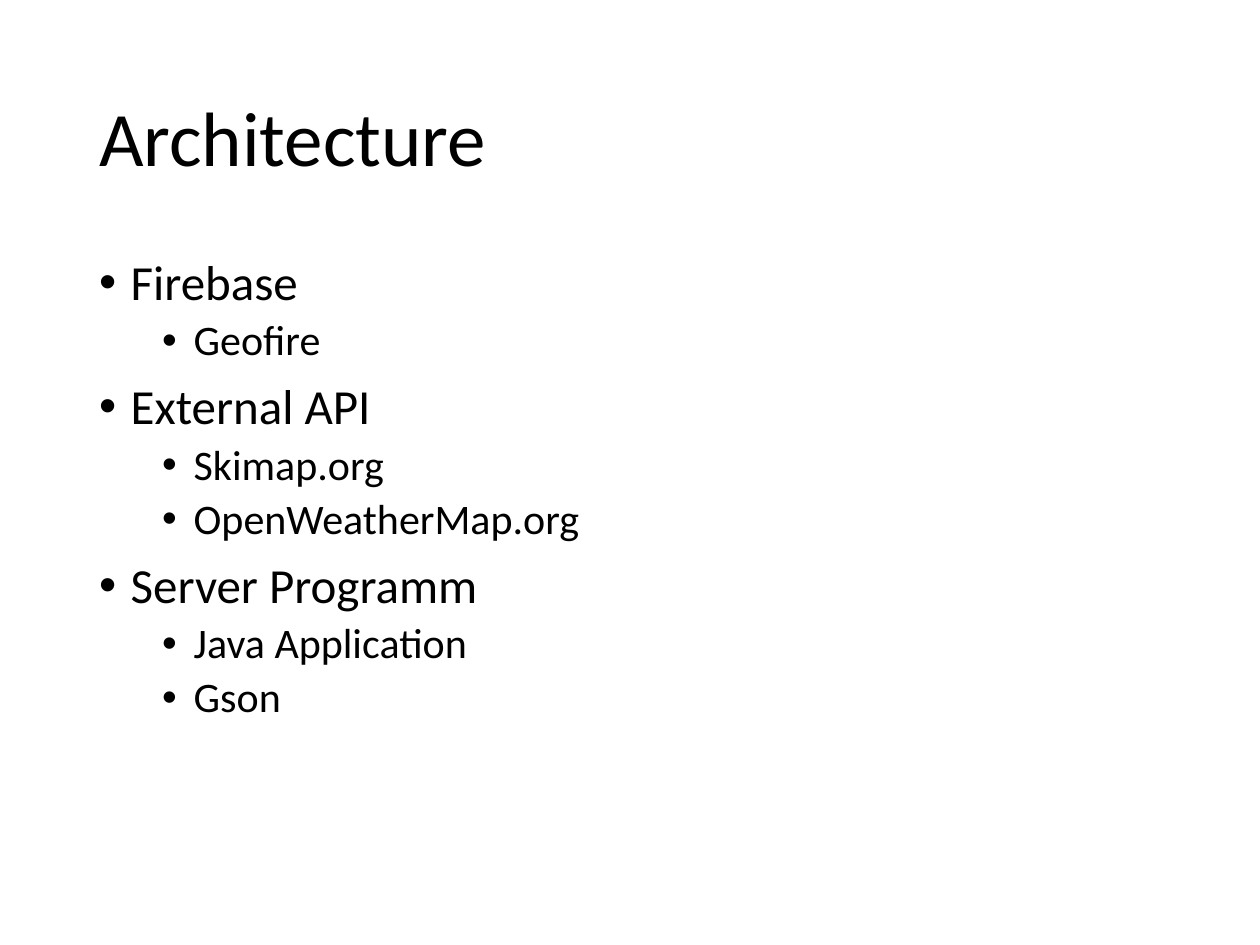
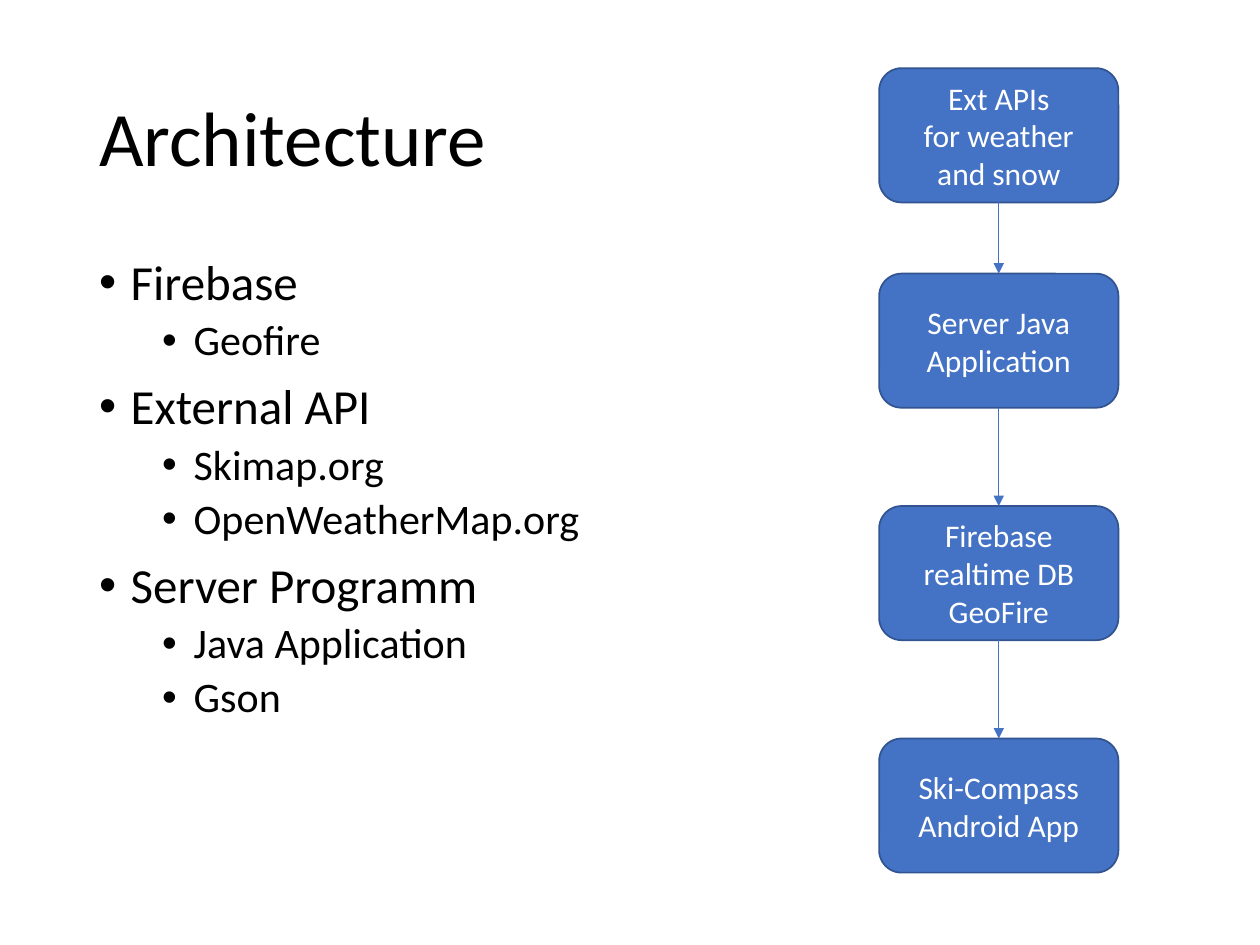
Before and after one commit to MSE-MobOP/Ski-Compass, a slide deck: slide 7 of Documents/Presentation/Presentation.pptx. Drawn at 1260x945 pixels with LibreOffice and Linux fonts; fonts in the diff are those of the drawing. Boxes give left, top, right and bottom in pixels: in the first picture for what was removed or moved away, otherwise in the second. Text is boxed around its words. In the diff, an @@ line names an element or a change of style, - is before the commit and + after.

Commit message:
Added flow chart for architecture.

```diff
--- a/Documents/Presentation/Presentation.pptx
+++ b/Documents/Presentation/Presentation.pptx
@@ rounded rectangle added at bbox=[879, 68, 1119, 203], fill #4472C4, outline #325491 1 pt, 18 pt, text #FFFFFF @@
+Ext APIs
+for weather and snow
@@ arrow added from (999, 203) to (999, 273), #4472C4 0.5 pt @@
@@ rounded rectangle added at bbox=[879, 273, 1119, 407], fill #4472C4, outline #325491 1 pt, 18 pt, text #FFFFFF @@
+Server Java Application
@@ arrow added from (999, 408) to (999, 507), #4472C4 0.5 pt @@
@@ rounded rectangle added at bbox=[879, 507, 1119, 640], fill #4472C4, outline #325491 1 pt, 18 pt, text #FFFFFF @@
+Firebase
+realtime DB
+GeoFire
@@ arrow added from (999, 640) to (999, 738), #4472C4 0.5 pt @@
@@ rounded rectangle added at bbox=[879, 738, 1119, 872], fill #4472C4, outline #325491 1 pt, 18 pt, text #FFFFFF @@
+Ski-Compass
+Android App
```
